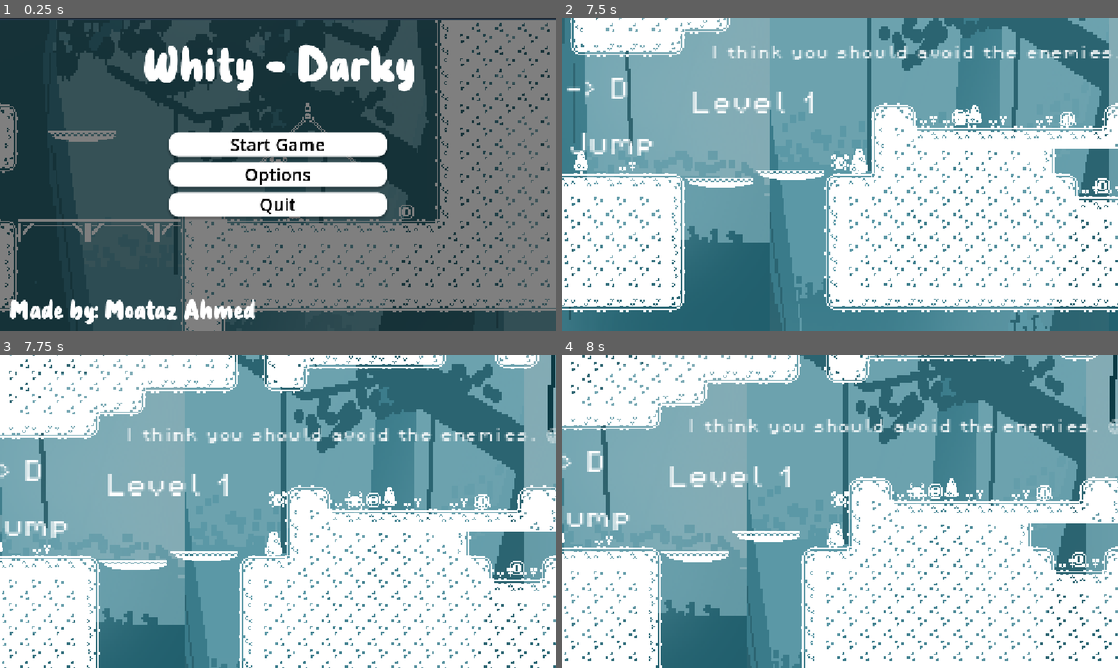
Above: before the commit, frames 1-4 (two rows, left to right).
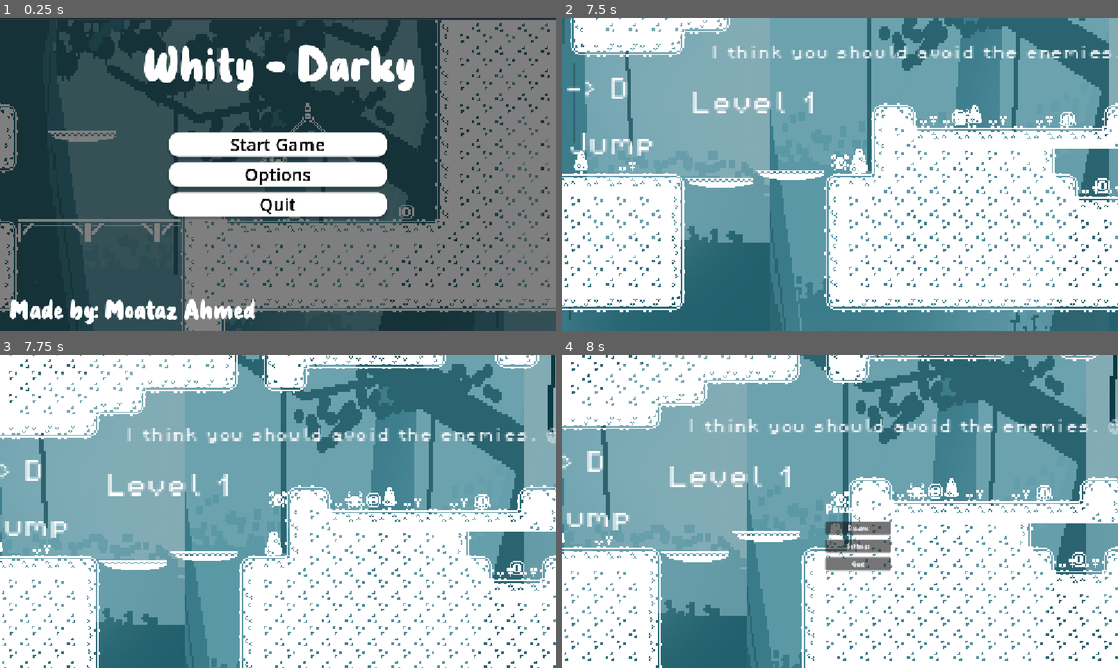
Above: after the commit, the same moments.

Repository: moataz1411/whity-darky-game
Game: Godot game, scene res://Levels/main_menu.tscn
Same seed, same stepped clock (60 frames per second), same inputs: the game is played once before the commit and once after it.
Inputs (mouse positions are in pixels of both pictures, inside the frame that each line leads up to):
- Up to frame 1 (0.25 s): no input
- Up to frame 2 (7.5 s): click "Options" at 0.5 s; click "FullScreen" at 1.25 s; click "100%" at 2 s; click "Back" at 2.75 s; click "Start Game" at 3.5 s; tap Enter at 4.25 s; move the mouse to (962, 158) at 4.27 s; hold D (right) 4.28-5.78 s; tap Alt at 4.35, 5.85, 7.35 s; click (962, 158) at 4.42 s; tap Space (up) at 4.52, 5.27, 6.77 s; move the mouse to (728, 190) at 5.02 s; tap Shift at 5.1, 6.6 s; move the mouse to (895, 105) at 5.77 s; hold A (left) 5.78-6.53 s; move the mouse to (812, 237) at 6.52 s; hold D (right) from 6.53 s (still down); click (812, 237) at 6.67 s; move the mouse to (1006, 221) at 7.27 s
- Up to frame 3 (7.75 s): keep holding D (right); tap Space (up) at 7.52 s
- Up to frame 4 (8 s): keep holding D (right); tap Escape (pause) at 7.9 s

Frames 1-3 are identical in both runs. In frame 4, 1.7% of the frame differs, in the area x 47-60%, y 47-70%.

Commit message:
Refactor pause menu to use CanvasLayer
Convert pause menu from Control node to CanvasLayer for improved overlay rendering. Simplified layout properties and set pause menu to invisible by default.

Diff:
--- a/Levels/level_1.tscn
+++ b/Levels/level_1.tscn
@@ -318,59 +318,37 @@
 [node name="Area2D" parent="." instance=ExtResource("11_62b6n")]
 position = Vector2(334, -367)
 
-[node name="pause menu" type="Control" parent="."]
-process_mode = 3
-layout_mode = 3
-anchors_preset = 8
-anchor_left = 0.5
-anchor_top = 0.5
-anchor_right = 0.5
-anchor_bottom = 0.5
-offset_left = -20.0
-offset_top = -20.0
-offset_right = 20.0
-offset_bottom = 20.0
-grow_horizontal = 2
-grow_vertical = 2
+[node name="pause menu" type="CanvasLayer" parent="."]
+visible = false
 script = ExtResource("13_2hkqn")
 
 [node name="VBoxContainer" type="VBoxContainer" parent="pause menu"]
-layout_mode = 1
-anchors_preset = 8
-anchor_left = 0.5
-anchor_top = 0.5
-anchor_right = 0.5
-anchor_bottom = 0.5
-offset_left = -46.5
-offset_top = -48.5
-offset_right = 46.5
-offset_bottom = 48.5
-grow_horizontal = 2
-grow_vertical = 2
-theme_override_constants/separation = 7
+anchors_preset = -1
+anchor_right = 0.035
+anchor_bottom = 0.062000003
+offset_left = 546.0
+offset_top = 301.0
+offset_right = 545.68
+offset_bottom = 300.824
+theme_override_constants/separation = 10
 
 [node name="Label" type="Label" parent="pause menu/VBoxContainer"]
 layout_mode = 2
-theme_override_colors/font_color = Color(0.8862616, 0.88626146, 0.8862615, 1)
 theme_override_fonts/font = ExtResource("14_34erp")
-theme_override_font_sizes/font_size = 44
-text = "Paused"
-horizontal_alignment = 1
-
-[node name="resume" type="Button" parent="pause menu/VBoxContainer"]
+theme_override_font_sizes/font_size = 30
+text = "Paused Menu"
+
+[node name="Button" type="Button" parent="pause menu/VBoxContainer"]
 layout_mode = 2
 theme_override_fonts/font = ExtResource("14_34erp")
-theme_override_font_sizes/font_size = 20
 text = "Resume"
 
-[node name="setting" type="Button" parent="pause menu/VBoxContainer"]
+[node name="Button2" type="Button" parent="pause menu/VBoxContainer"]
 layout_mode = 2
 theme_override_fonts/font = ExtResource("14_34erp")
-theme_override_font_sizes/font_size = 20
 text = "Settings"
 
-[node name="quit" type="Button" parent="pause menu/VBoxContainer"]
+[node name="Button3" type="Button" parent="pause menu/VBoxContainer"]
 layout_mode = 2
 theme_override_fonts/font = ExtResource("14_34erp")
-theme_override_font_sizes/font_size = 20
 text = "Quit"
--- a/Levels/pause_menu.gd
+++ b/Levels/pause_menu.gd
@@ -1,4 +1,4 @@
-extends Control
+extends CanvasLayer
 
 var pause_toggle = false
 
